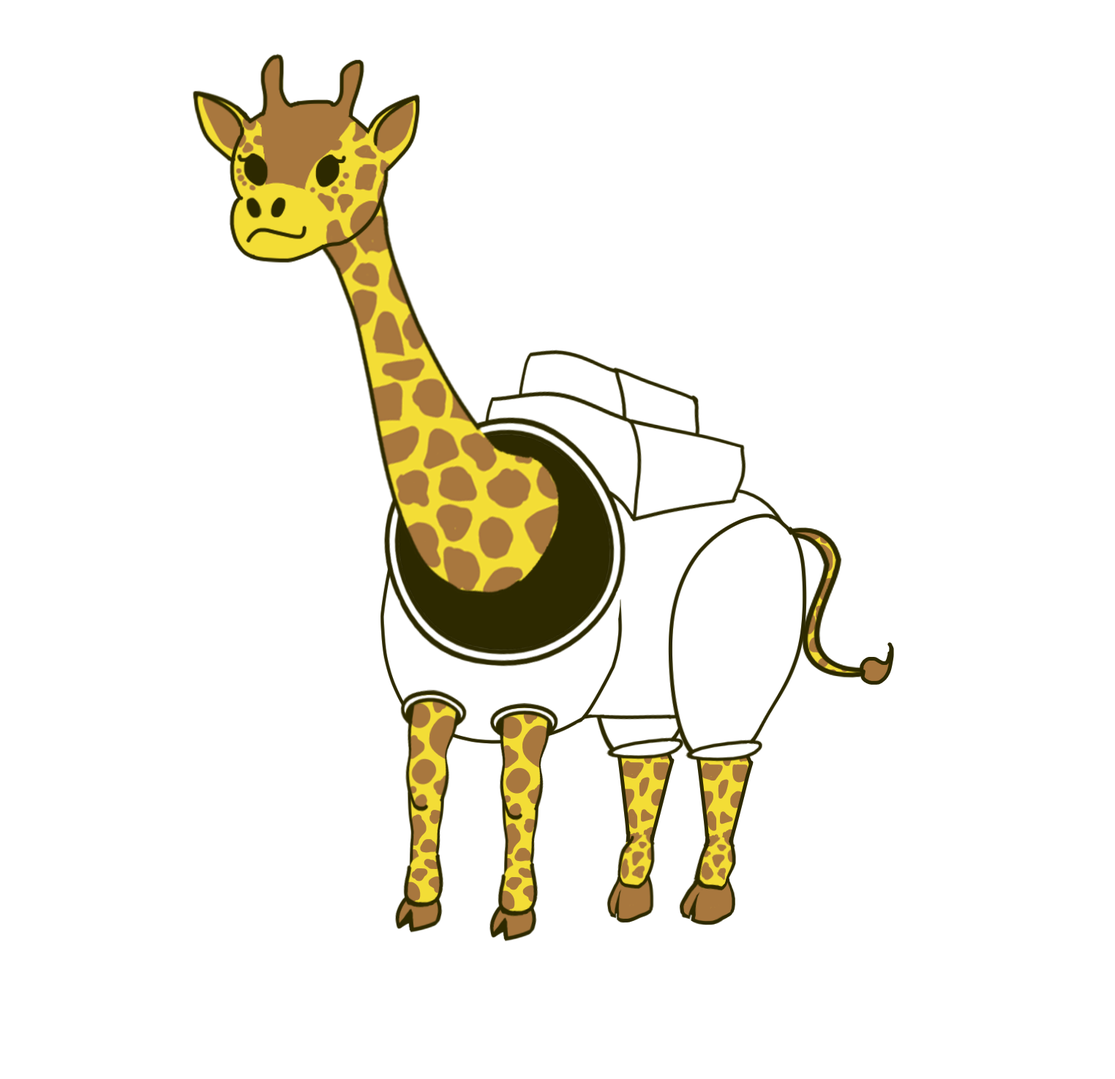
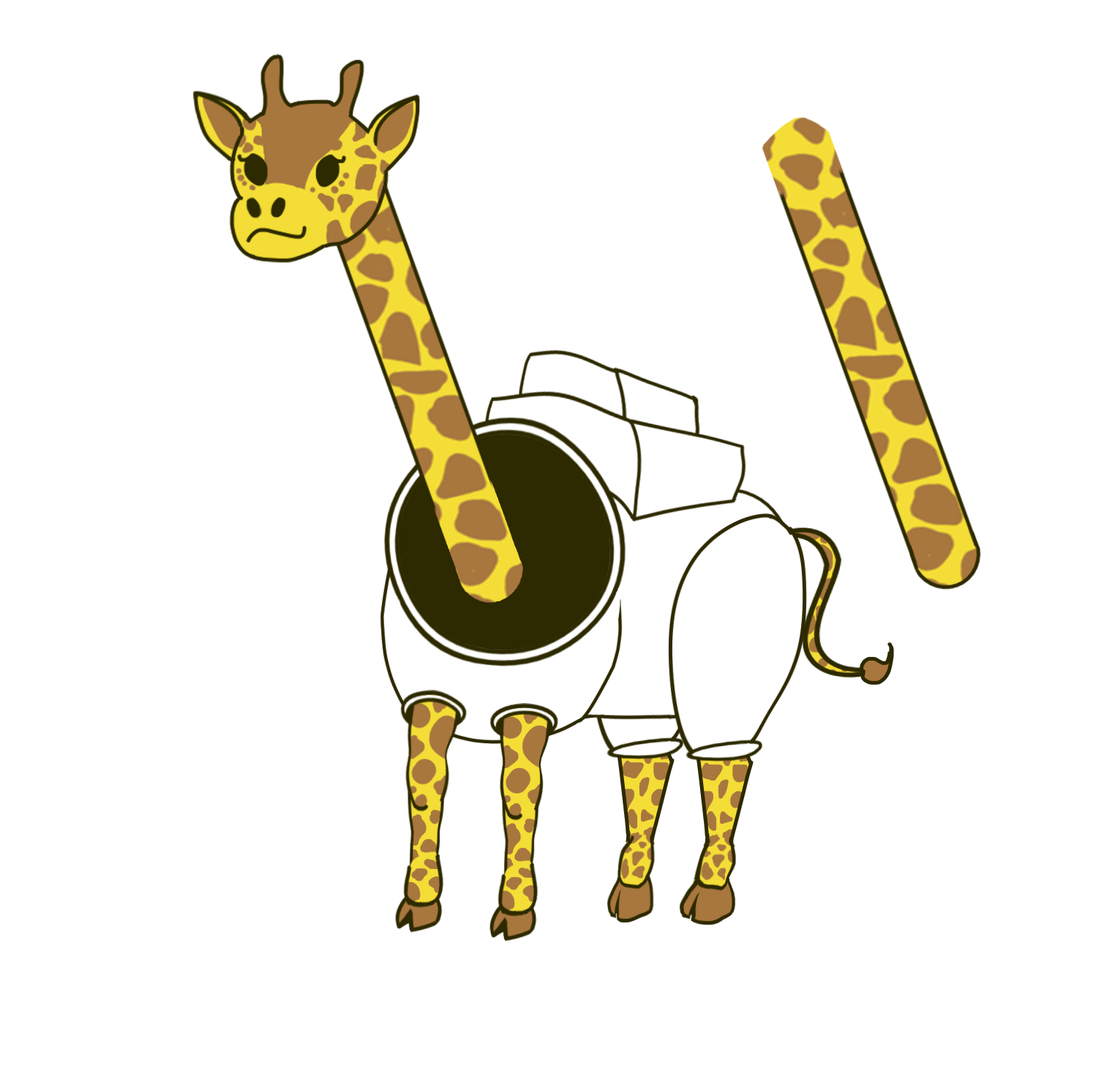
Two versions of the same layered image (1115 × 1079). Layer-by-layer changes:
pixels changed over <box>321,116,982,603</box> (layer not identified)
